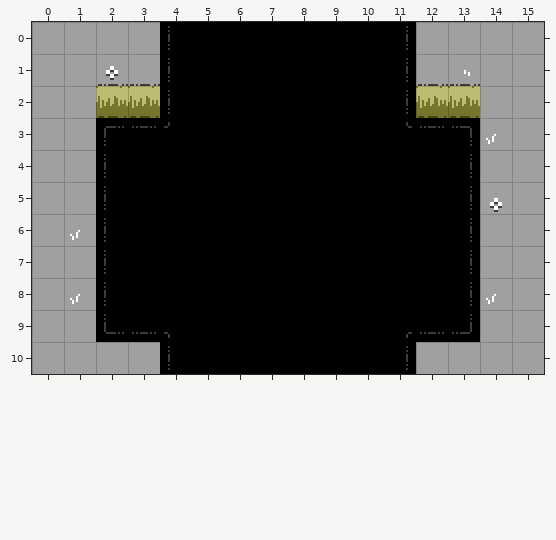
Tiled map -- art/rooms/GrassyTest_Standard_NS.tmx. This is how it looked before the edit.
Cells are 16x16 px. Shown: x 0..15, y 0..10.
After the commit:
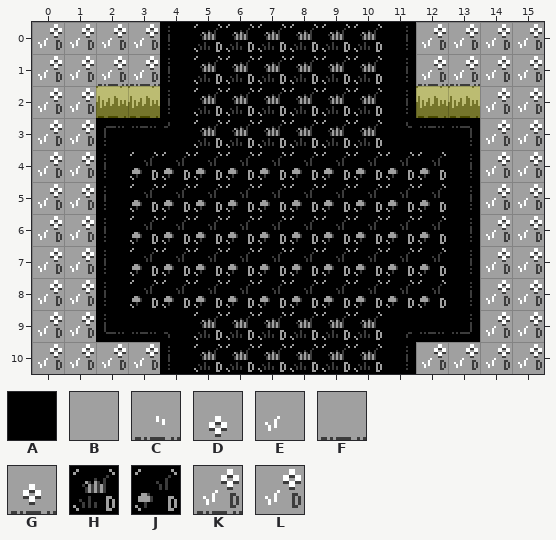
Key: from "DiscoFloorTiles": A 0 "floor"; from "MapTiles": B 2 "map", C 19 "map", D 22 "map", E 23 "map", F 24 "map", G 25 "map"; from "TechnicalTiles": H 1 "detail", J 3 "detail", K 17 "detail", L 18 "detail".
_ is an empty cell, . an unchanged one.
Author's note on the commit: Add in a bunch of technical tiles in prep for the new room/floor gen
Diff:
--- layer "Base"
@@ x 0..15 @@
- 0 BBBB.AAAAAA.BBBB
- 1 BBGF.AAAAAA.FCBB
- 2 BB...AAAAAA...BB
- 3 BB...AAAAAA...EB
- 4 BB.AAAAAAAAAA.BB
- 5 BB.AAAAAAAAAA.DB
- 6 BE.AAAAAAAAAA.BB
- 7 BB.AAAAAAAAAA.BB
- 8 BE.AAAAAAAAAA.EB
- 9 BB...AAAAAA...BB
-10 BBBB.AAAAAA.BBBB
+ 0 LLLL.HHHHHH.LLLL
+ 1 LLKK.HHHHHH.KKLL
+ 2 LL...HHHHHH...LL
+ 3 LL...HHHHHH...LL
+ 4 LL.JJJJJJJJJJ.LL
+ 5 LL.JJJJJJJJJJ.LL
+ 6 LL.JJJJJJJJJJ.LL
+ 7 LL.JJJJJJJJJJ.LL
+ 8 LL.JJJJJJJJJJ.LL
+ 9 LL...HHHHHH...LL
+10 LLLL.HHHHHH.LLLL
Boxes around the changes in both pictures, in picture pixels (x1, y1, x2, y2):
changed: (38, 24, 542, 372)
